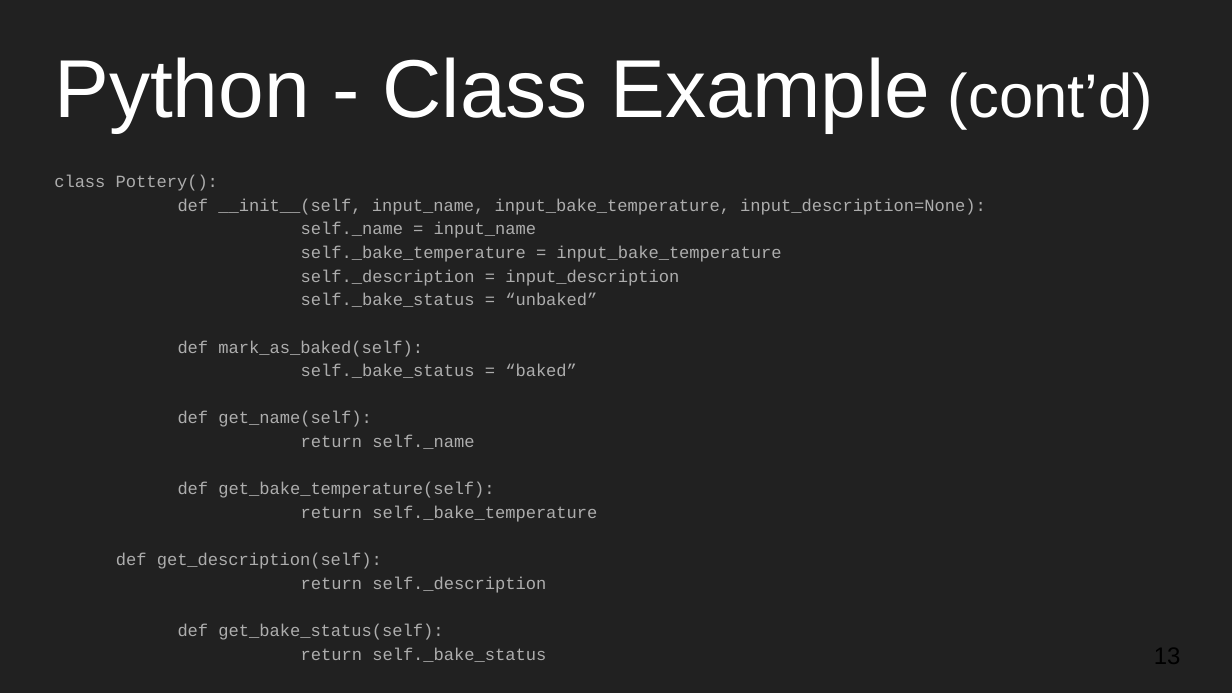
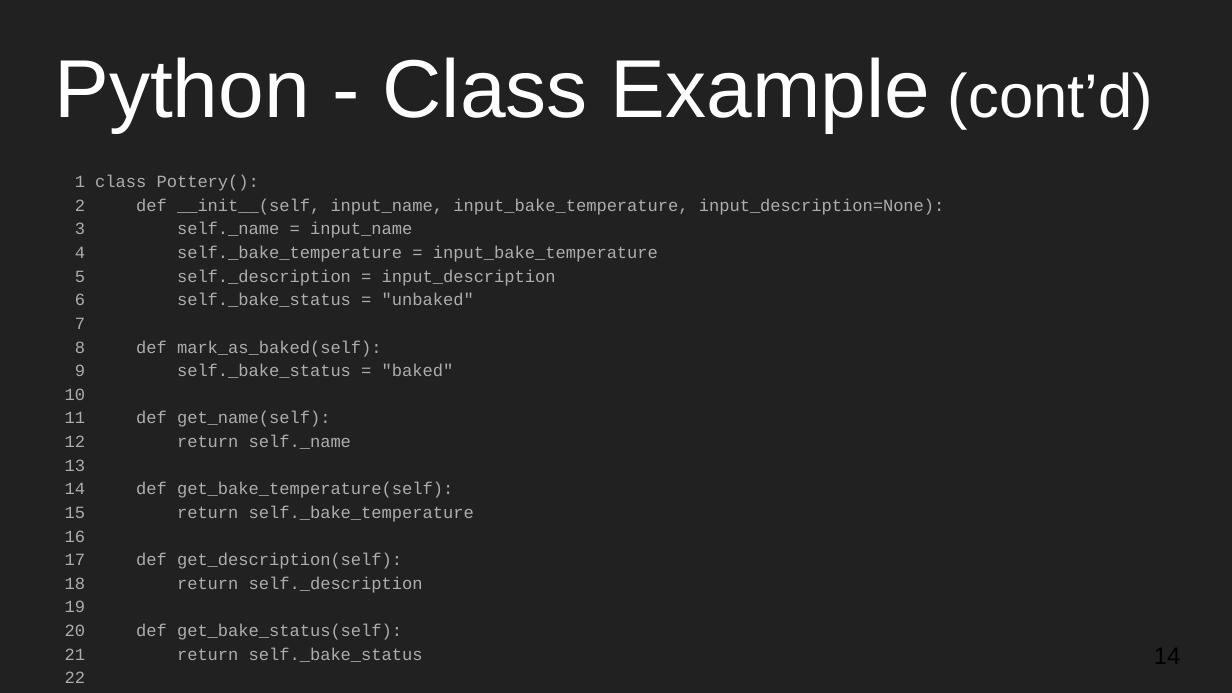
Before and after one commit to mseryn/intermediate_programming_workshops, a slide deck: slide 14 of 26_9_2016/intermediate_workshop_3.pptx (slide 13 before the commit). Drawn at 1232x693 pixels with LibreOffice and Linux fonts; fonts in the diff are those of the drawing. Boxes give left, top, right and bottom in pixels: in the first picture for what was removed or moved away, otherwise in the second. Text is boxed around its words. In the diff, an @@ line names an element or a change of style, - is before the commit and + after.

```diff
--- a/26_9_2016/intermediate_workshop_3.pptx
+++ b/26_9_2016/intermediate_workshop_3.pptx
@@ text at (x1=65, y1=175, x2=945, y2=683): text changed @@
-class Pottery():
-def __init__(self, input_name, input_bake_temperature, input_description=None):
-self._name = input_name
-self._bake_temperature = input_bake_temperature
-self._description = input_description
-self._bake_status = “unbaked”
-def mark_as_baked(self):
-self._bake_status = “baked”
-def get_name(self):
-return self._name
-def get_bake_temperature(self):
-return self._bake_temperature
-def get_description(self):
-return self._description
-def get_bake_status(self):
-return self._bake_status
+1 class Pottery():
+2 def __init__(self, input_name, input_bake_temperature, input_description=None):
+3 self._name = input_name
+4 self._bake_temperature = input_bake_temperature
+5 self._description = input_description
+6 self._bake_status = "unbaked"
+7
+8 def mark_as_baked(self):
+9 self._bake_status = "baked"
+10
+11 def get_name(self):
+12 return self._name
+13
+14 def get_bake_temperature(self):
+15 return self._bake_temperature
+16
+17 def get_description(self):
+18 return self._description
+19
+20 def get_bake_status(self):
+21 return self._bake_status
+22
```
Also in this commit, not shown: 4 other slides changed, 1 slide added, 1 other file.
